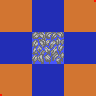
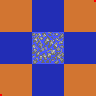
The second 96×96 image is a revision of the first. Changes to its layers:
removed layer "Слой 23" from group "Листья отдельно" over [0, 0, 96, 96]
removed layer "Слой 22" from group "Листья отдельно" over [0, 0, 96, 96]
removed layer "Слой 21" from group "Листья отдельно" over [0, 0, 96, 96]
removed layer "Слой 20" from group "Листья отдельно" over [0, 0, 96, 96]
removed layer "Слой 19" from group "Листья отдельно" over [0, 0, 96, 96]
removed layer "Слой 18" from group "Листья отдельно" over [0, 0, 96, 96]
removed layer "Слой 17" from group "Листья отдельно" over [0, 0, 96, 96]
removed layer "Слой 16" from group "Листья отдельно" over [0, 0, 96, 96]
removed layer "Слой 15" from group "Листья отдельно" over [0, 0, 96, 96]
removed layer "Слой 14" from group "Листья отдельно" over [0, 0, 96, 96]
removed layer "Слой 13" from group "Листья отдельно" over [0, 0, 96, 96]
removed layer "Слой 12" from group "Листья отдельно" over [0, 0, 96, 96]
removed layer "Слой 11" from group "Листья отдельно" over [0, 0, 96, 96]
removed layer "Слой 10" from group "Листья отдельно" over [0, 0, 96, 96]
removed layer "Слой 9" from group "Листья отдельно" over [0, 0, 96, 96]
removed layer "Слой 8" from group "Листья отдельно" over [0, 0, 96, 96]
removed layer "Слой 7" from group "Листья отдельно" over [0, 0, 96, 96]
removed layer "Слой 6" from group "Листья отдельно" over [0, 0, 96, 96]
removed layer "Слой 5" from group "Листья отдельно" over [0, 0, 96, 96]
removed layer "Слой 4" from group "Листья отдельно" over [0, 0, 96, 96]
removed layer "Слой 3" from group "Листья отдельно" over [0, 0, 96, 96]
removed layer "Слой 2" from group "Листья отдельно" over [0, 0, 96, 96]
added layer "40_element" in group "Листья отдельно" over [0, 0, 96, 96]
added layer "39_element" in group "Листья отдельно" over [0, 0, 96, 96]
…and 38 more changes (37 added, 1 painted)
